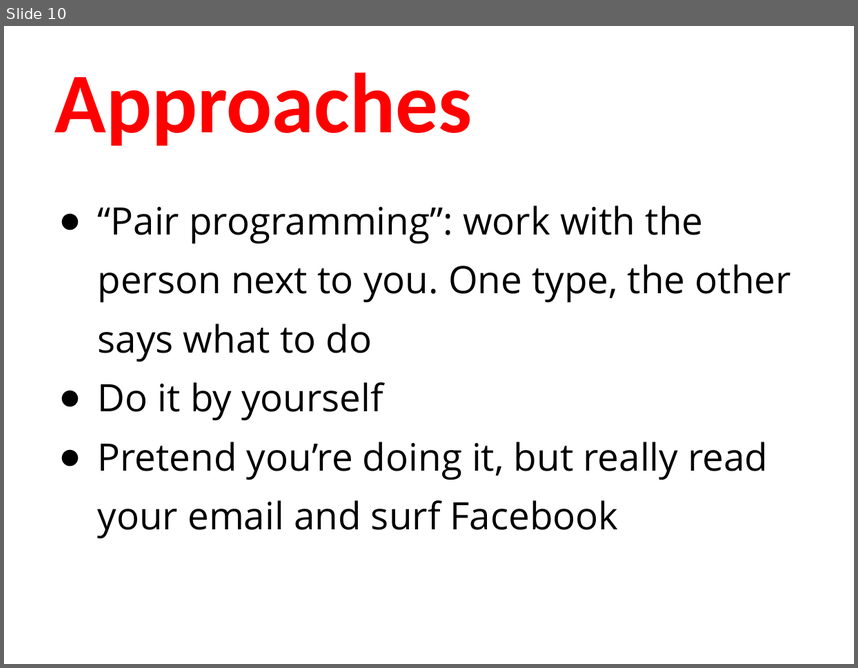
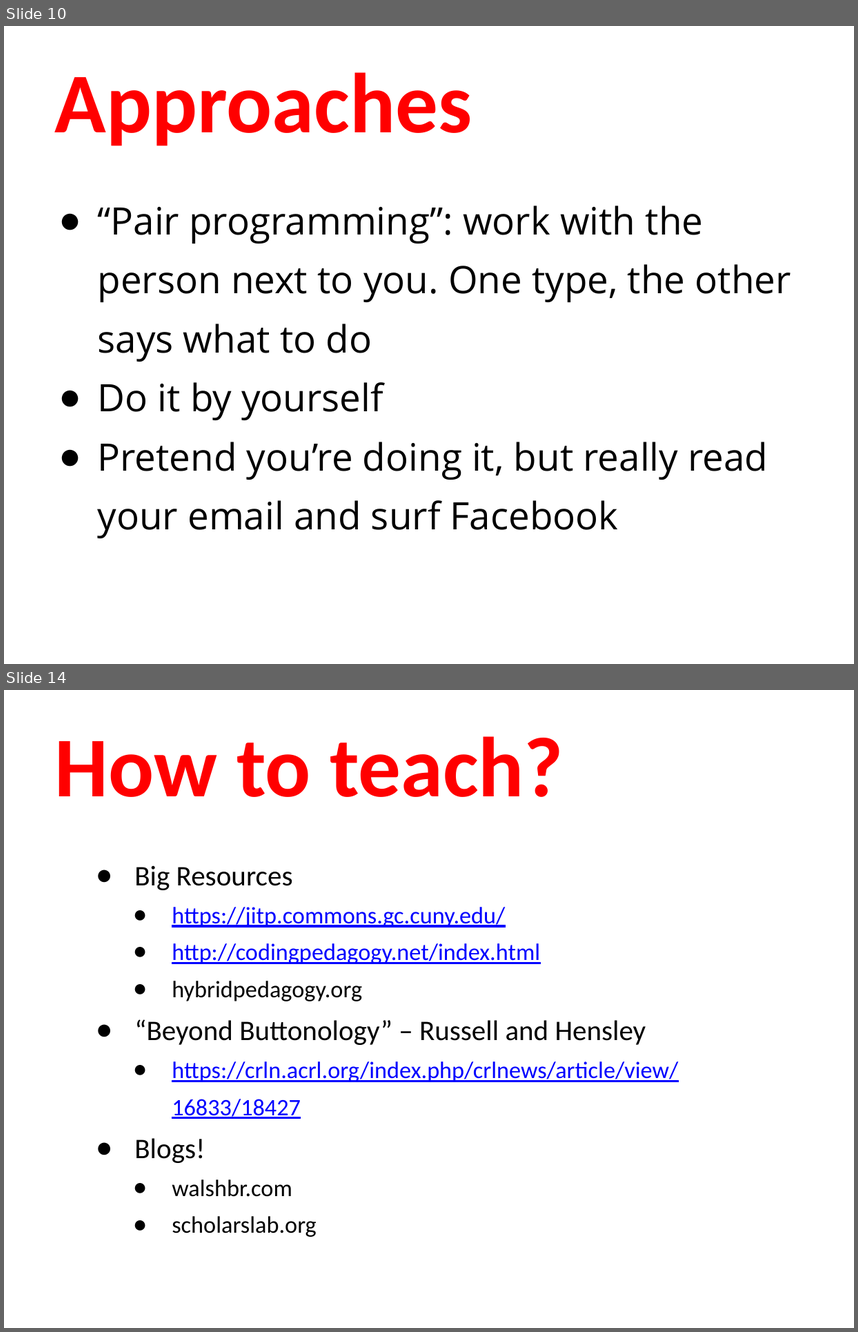
Before and after one commit to humanitiesprogramming/slides, a slide deck: 2019/python/day3-review.pptx. Shown one above the other, each under a label of ours: slide 10 before the commit, slides 10 and 14 after it; the slides between them are not shown. The pictures are 858x668 and 858x1332 pixels, drawn with LibreOffice and Linux fonts; fonts in the diff are those of the drawing. Boxes give left, top, right and bottom in pixels: in the first picture for what was removed or moved away, otherwise in the second. Text is boxed around its words. In the diff, an @@ line names an element or a change of style, - is before the commit and + after.

Commit message:
Update!

```diff
--- a/2019/python/day3-review.pptx
+++ b/2019/python/day3-review.pptx
@@ slide 14 added at [4,690,854,1328], background #FFFFFF @@
@@ title added at [55,736,564,797], 72 pt, text #FF0000, bold @@
+How to teach?
@@ text added at [134,865,678,1236], 20 pt, text #0000FF, underline @@
+  ● Big Resources
+    ● https://jitp.commons.gc.cuny.edu/
+    ● http://codingpedagogy.net/index.html
+    ● hybridpedagogy.org
+  ● “Beyond Buttonology” – Russell and Hensley
+    ● https://crln.acrl.org/index.php/crlnews/article/view/16833/18427
+  ● Blogs!
+    ● walshbr.com
+    ● scholarslab.org
```
Also in this commit, not shown: 3 other slides added.
